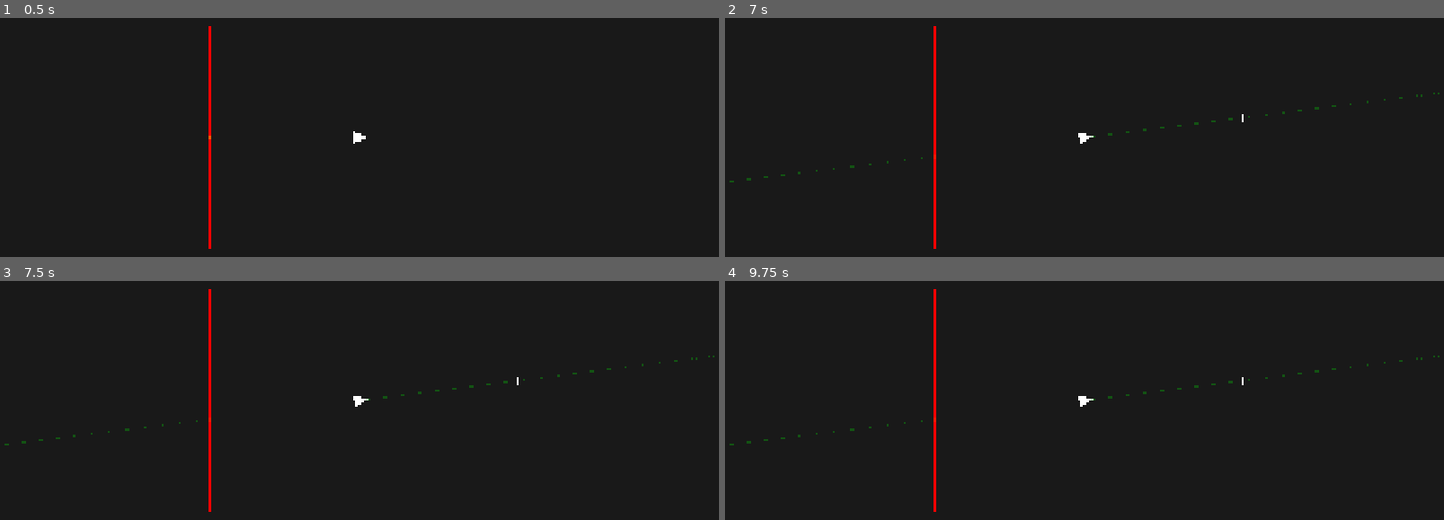
Above: before the commit, frames 1-4 (two rows, left to right).
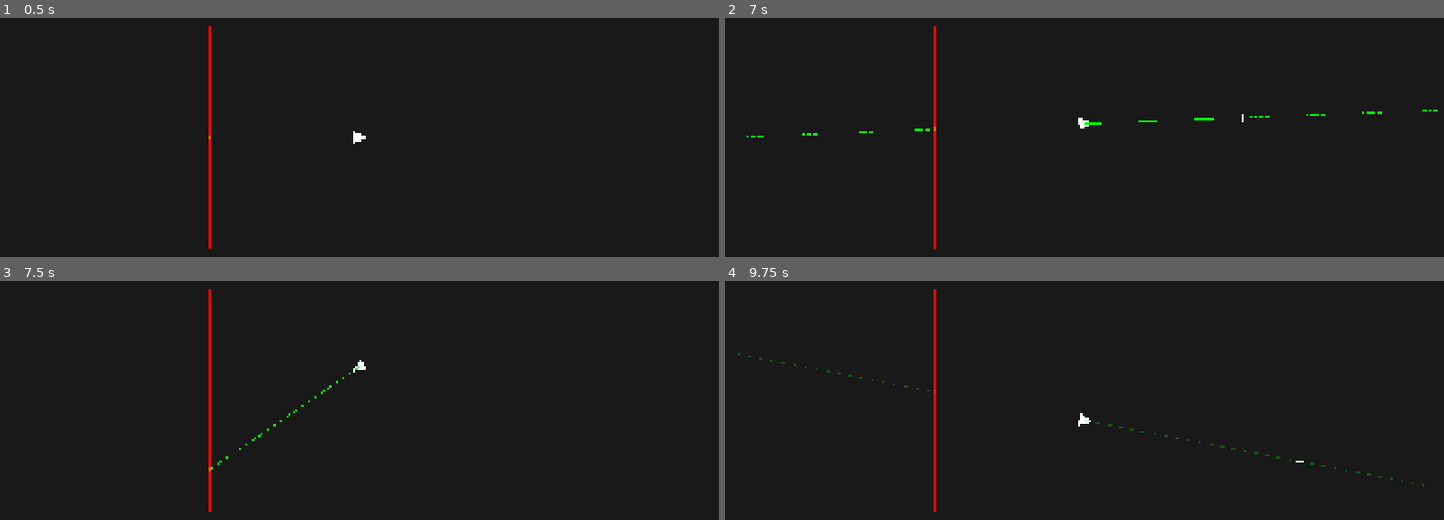
Above: after the commit, the same moments.

Repository: AlonKellner-RedHat/ricochet-game-v2
Game: Godot game, scene res://scenes/open_room_playable.tscn
Same seed, same stepped clock (60 frames per second), same inputs: the game is played once before the commit and once after it.
Inputs (mouse positions are in pixels of both pictures, inside the frame that each line leads up to):
- Up to frame 1 (0.5 s): no input
- Up to frame 2 (7 s): tap Enter at 0.5, 2, 3.5 s; move the mouse to (1242, 118) at 0.52 s; hold D (move_right) 0.53-1.25 s; hold Space (fire) 0.53-1.25 s; click (1242, 118) at 0.67 s; drag from (940, 156) to (1048, 218) at 1.27 s; move the mouse to (1156, 49) at 2.02 s; hold D (move_right) 2.03-2.75 s; tap Alt at 2.1, 5.1 s; tap Space (fire) at 2.75 s; drag from (1048, 218) to (868, 77) at 2.77 s; move the mouse to (1300, 197) at 3.52 s; hold A (move_left) 3.53-4.25 s; hold Space (fire) 3.53-4.25 s; drag from (868, 77) to (976, 37) at 4.27 s; move the mouse to (1120, 137) at 5.02 s; hold S (move_down) 5.03-5.75 s; click (1120, 137) at 5.17 s; drag from (976, 37) to (940, 156) at 5.77 s; move the mouse to (1242, 118) at 6.52 s; hold W (move_up) from 6.53 s (still down); hold Space (fire) from 6.53 s (still down)
- Up to frame 3 (7.5 s): release W (move_up) at 7.25 s; release Space (fire) at 7.25 s; drag from (215, 419) to (323, 481) at 7.27 s
- Up to frame 4 (9.75 s): move the mouse to (1156, 312) at 8.02 s; hold S (move_down) 8.03-8.75 s; tap Alt at 8.1 s; drag from (1048, 481) to (868, 340) at 8.77 s; move the mouse to (1300, 460) at 9.52 s; hold W (move_up) from 9.53 s (still down); hold Space (fire) from 9.53 s (still down); click (1300, 460) at 9.67 s

Frame 1 is identical in both runs. In frame 2, 0.4% of the frame differs, in the area x 0-100%, y 31-69%; in frame 3, 0.3%; in frame 4, 0.4%, in the area x 0-100%, y 30-87%.

Commit message:
Skip off-screen steps instantly during arrow animation
Steps with null hit (escape/return through infinity) are skipped
with zero animation time. The arrow jumps instantly through
off-screen portions so the player never waits for invisible travel.

Co-Authored-By: Claude Opus 4.6 <noreply@anthropic.com>

Diff:
--- a/scripts/game/arrow_animator.gd
+++ b/scripts/game/arrow_animator.gd
@@ -44,6 +44,14 @@
 	var distance := ARROW_SPEED * delta
 	while distance > 0.0 and _current_step_index < _path.steps.size():
 		var step: Tracer.Step = _path.steps[_current_step_index]
+
+		if step.hit == null:
+			_arrow_position = step.end
+			_arrow_direction = (step.end - step.start).normalized()
+			_current_step_index += 1
+			_progress_along_step = 0.0
+			continue
+
 		var step_length: float = step.start.distance_to(step.end)
 		var remaining_in_step: float = step_length - _progress_along_step
 
